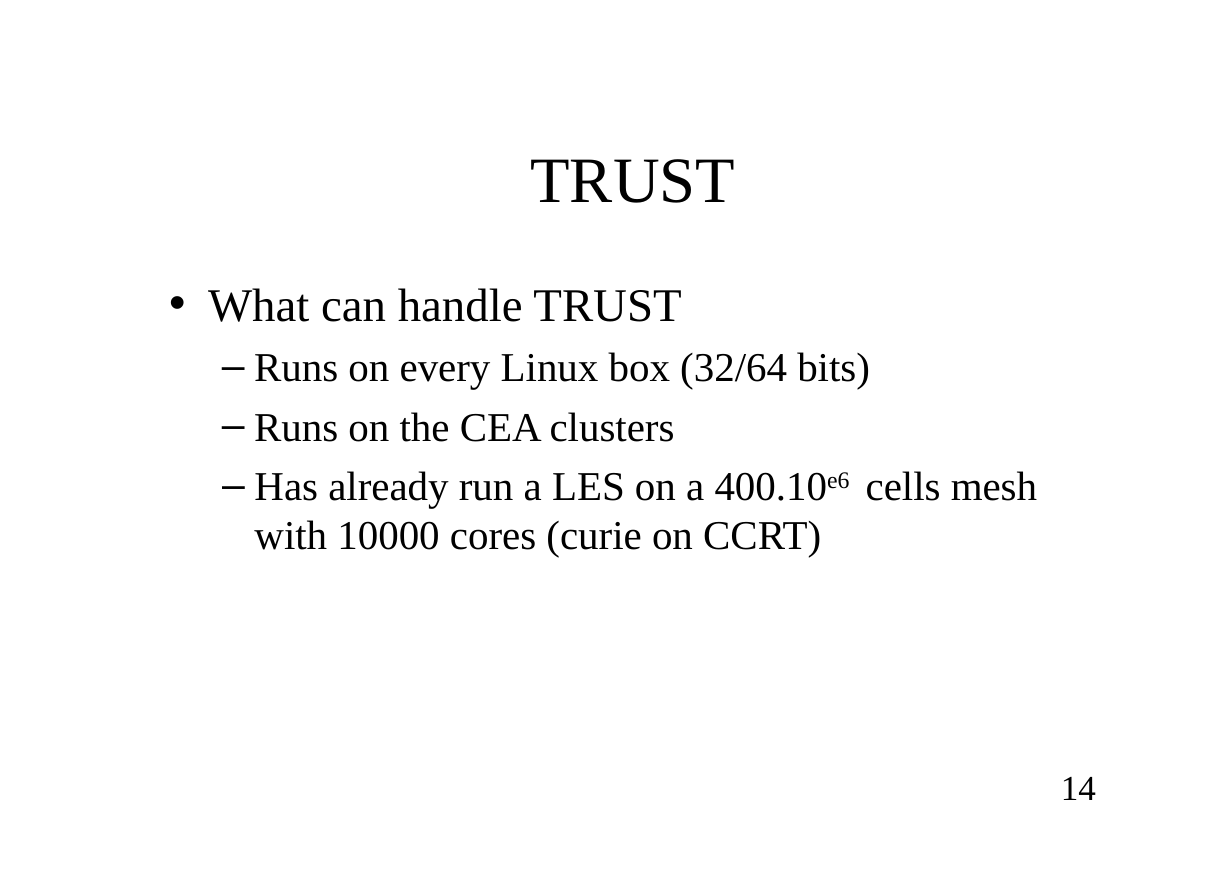
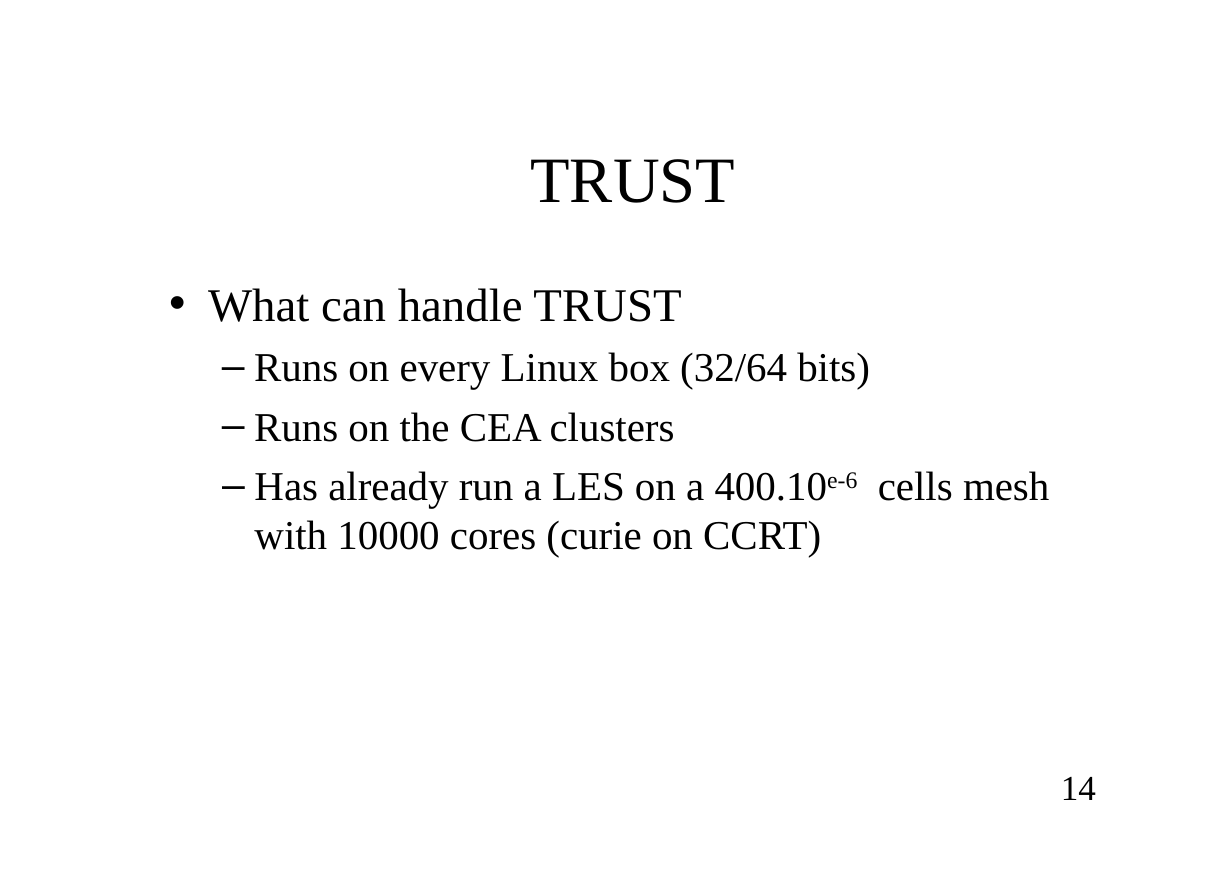
Before and after one commit to cea-trust-platform/trust-code, a slide deck: slide 14 of doc/TRUST/Developer_TRUST_presentation.odp. Drawn at 1232x871 pixels with LibreOffice and Linux fonts; fonts in the diff are those of the drawing; background and template pictures are left out. Boxes give left, top, right and bottom in pixels: in the first picture for what was removed or moved away, otherwise in the second. Text is boxed around its words. In the diff, an @@ line names an element or a change of style, - is before the commit and + after.

```diff
--- a/doc/TRUST/Developer_TRUST_presentation.odp
+++ b/doc/TRUST/Developer_TRUST_presentation.odp
@@ text at [254,471,1049,557]: text changed @@
-  – Has already run a LES on a 400.10e6 cells mesh with 10000 cores (curie on CCRT)
+  – Has already run a LES on a 400.10e-6 cells mesh with 10000 cores (curie on CCRT)
```
Also in this commit, not shown: 9 other slides changed, 3 other files.
